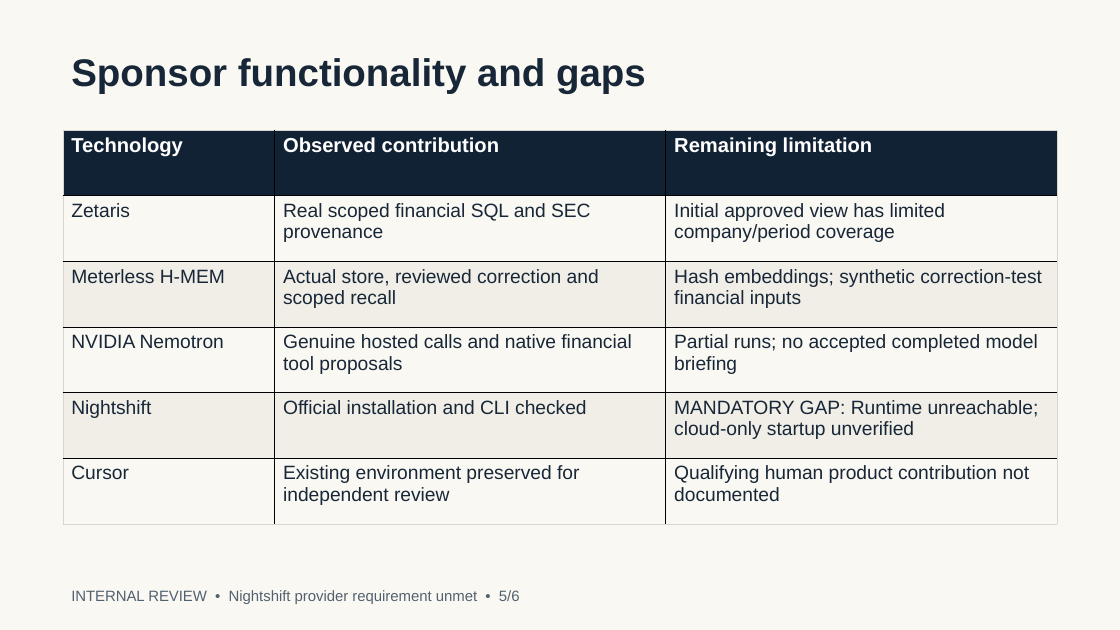
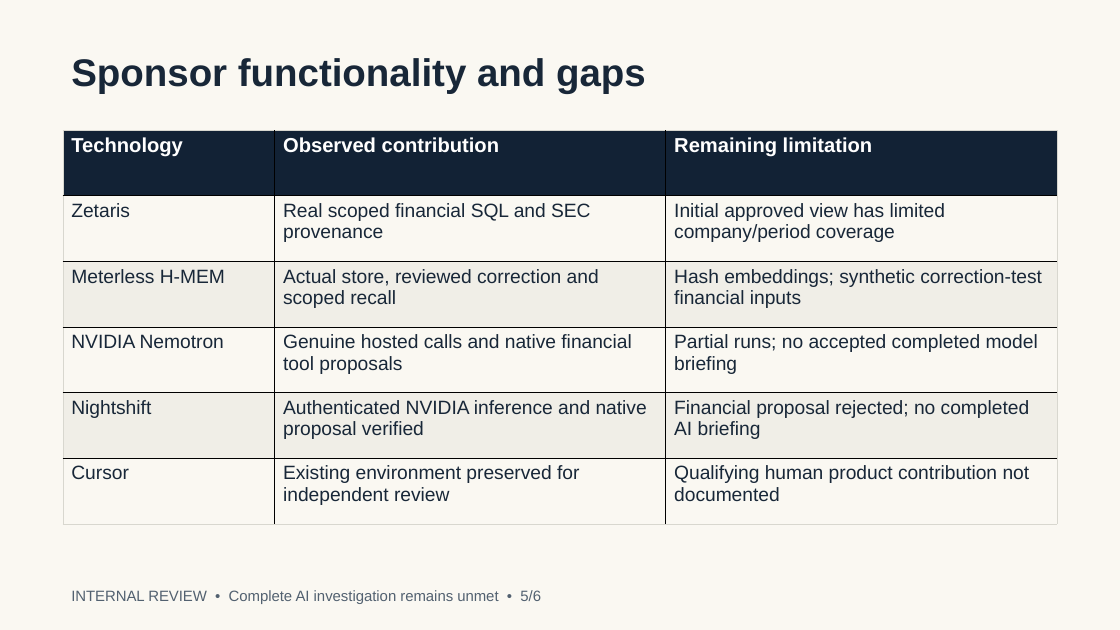
Before and after one commit to stevensamari29-byte/ClaimTrace, a slide deck: slide 5 of submission/claimtrace-slides.pptx. Drawn at 1120x630 pixels with LibreOffice and Linux fonts; fonts in the diff are those of the drawing. Boxes give left, top, right and bottom in pixels: in the first picture for what was removed or moved away, otherwise in the second. Text is boxed around its words. In the diff, an @@ line names an element or a change of style, - is before the commit and + after.

Commit message:
Verify Nightshift cloud inference and finalize disclosed submission assets

```diff
--- a/submission/claimtrace-slides.pptx
+++ b/submission/claimtrace-slides.pptx
@@ table at <box>63,130,1058,524</box> @@
-row 5, column 2: Official installation and CLI checked
+row 5, column 2: Authenticated NVIDIA inference and native proposal verified
-row 5, column 3: MANDATORY GAP: Runtime unreachable; cloud-only startup unverified
+row 5, column 3: Financial proposal rejected; no completed AI briefing
@@ text at <box>71,590,541,604</box>: text changed @@
-INTERNAL REVIEW • Nightshift provider requirement unmet • 5/6
+INTERNAL REVIEW • Complete AI investigation remains unmet • 5/6
```
Also in this commit, not shown: 5 other slides changed, 21 other files.
